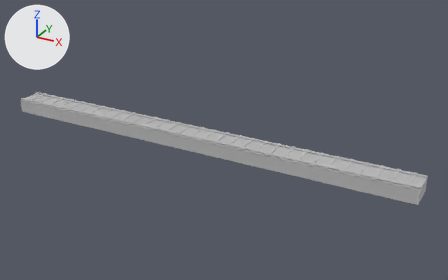
What one commit did to the FBX model Assets/Models/Horror/Map/Train_Tile.fbx.
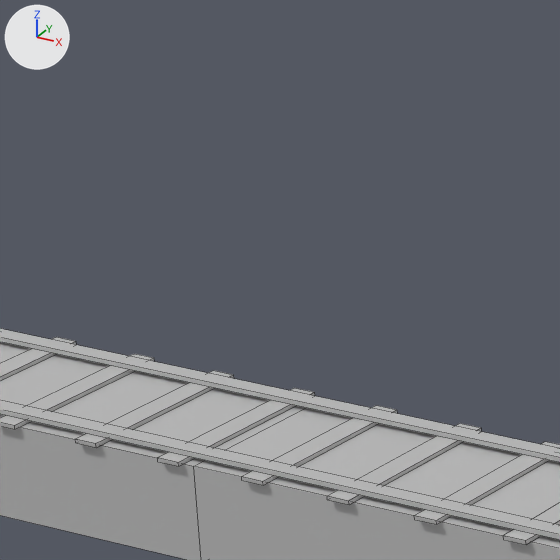
Each version is shown whole from a 50 mm lens placed at (22.11, -34.23, 17.54), pointed at (3.09, 0.36, 0.24), then close up on the part from 19% to 35% of the width and 21% to 47% of the height. The lights are fixed; the arrows at upper left show +X, +Y and +Z. The close-ups show mesh edges as thin lines. Where no turn or scale is listed for an object, it has been applied to the vertices.

The first close-up shows 'Train_Tile'.
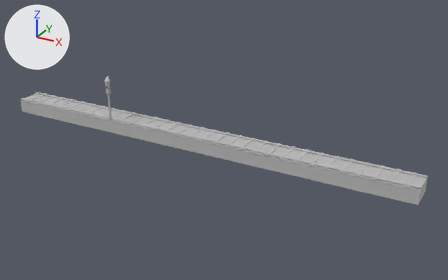
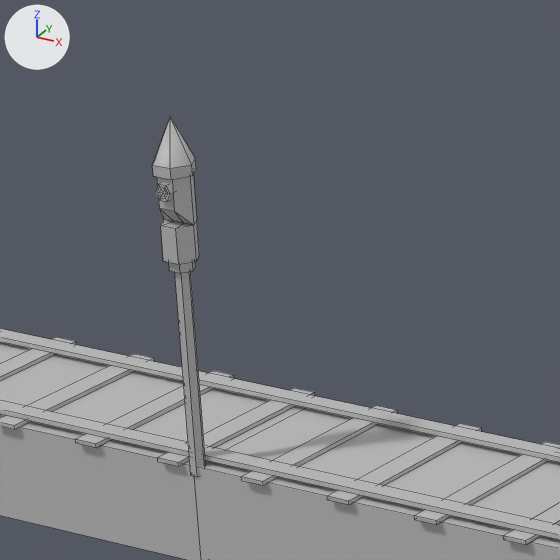
Where the newer file only moved an object's origin or applied its transform, the numbers keep the older frame.

What differs and where, as boxes [x1, y1, x2, y2] in the close-ups (560 x 560 px):
'Train_Tile', reshaped: before [0, 329, 560, 560]; after [0, 117, 560, 560]
part 1 of me_mesh, added: after [169, 261, 195, 273]
part 2 of me_mesh, added: after [175, 271, 206, 477]
part 3 of me_mesh, added: after [155, 183, 174, 201]
part 4 of me_mesh, added: after [157, 176, 199, 264]
part 5 of me_mesh, added: after [152, 117, 196, 180]

What the commit changed:
me_mesh is used by ob_train_tile; location (0.997, 0.0, 0.045).
me_mesh had 280 vertices, 212 faces and spanned x -15.7..15.7, y -1.1..1.1, z -0.5..0.5.
me_mesh now has 372 vertices, 326 faces and spans x -15.7..15.7, y -1.1..1.1, z -0.5..3.9.
me_mesh part 1: a new loose piece, a 6-sided cylinder along z spanning x -6.86..-6.6, y -1.06..-0.84, z 2.43..2.54, in mat_lambert1 (grey #bcbcbc).
me_mesh part 2: a new loose piece, a 6-sided cylinder along z spanning x -6.81..-6.65, y -1.02..-0.88, z 0.36..2.51, in mat_lambert1 (grey #bcbcbc).
me_mesh part 3: a new loose piece of 26 vertices spanning x -6.8..-6.6, y -1.1..-1.0, z 3.2..3.3, in mat_lambert1 (grey #bcbcbc).
me_mesh part 4: a new loose piece of 24 vertices spanning x -6.9..-6.6, y -1.1..-0.8, z 2.5..3.4, in mat_lambert1 (grey #bcbcbc).
me_mesh part 5: a new loose piece of 14 vertices spanning x -6.9..-6.5, y -1.1..-0.8, z 3.4..3.9, in mat_lambert1 (grey #bcbcbc).
